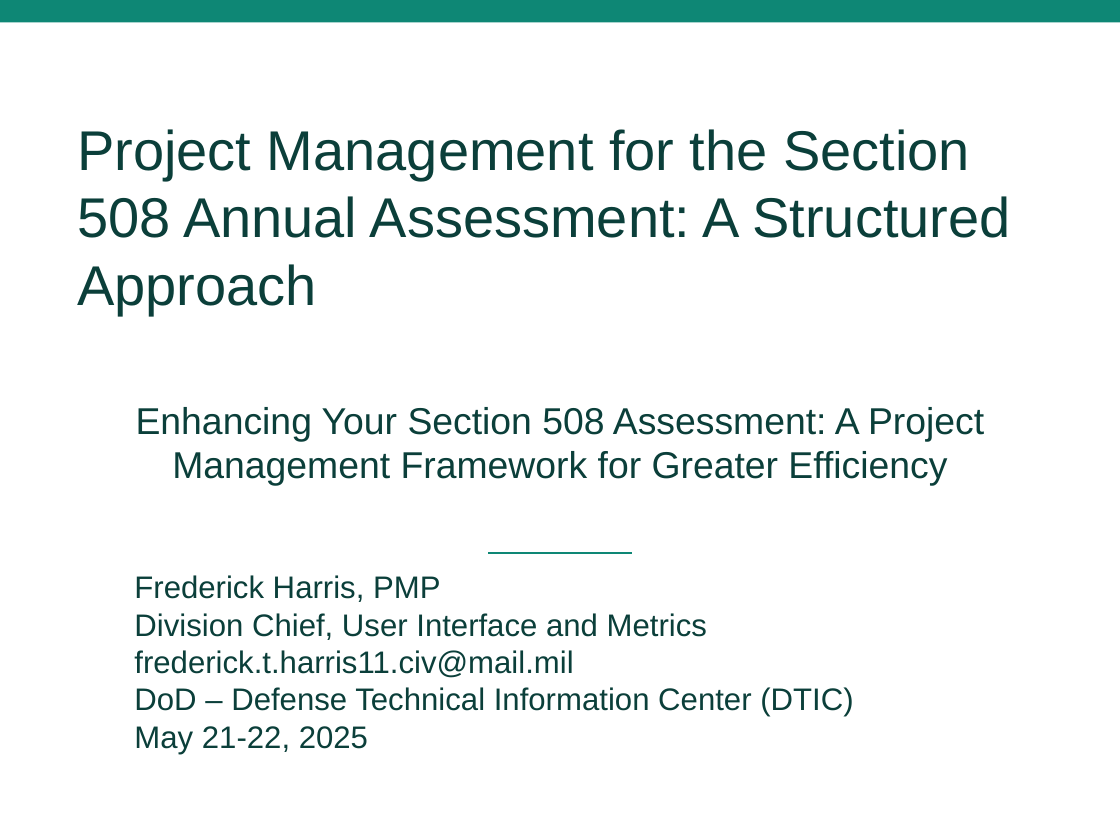
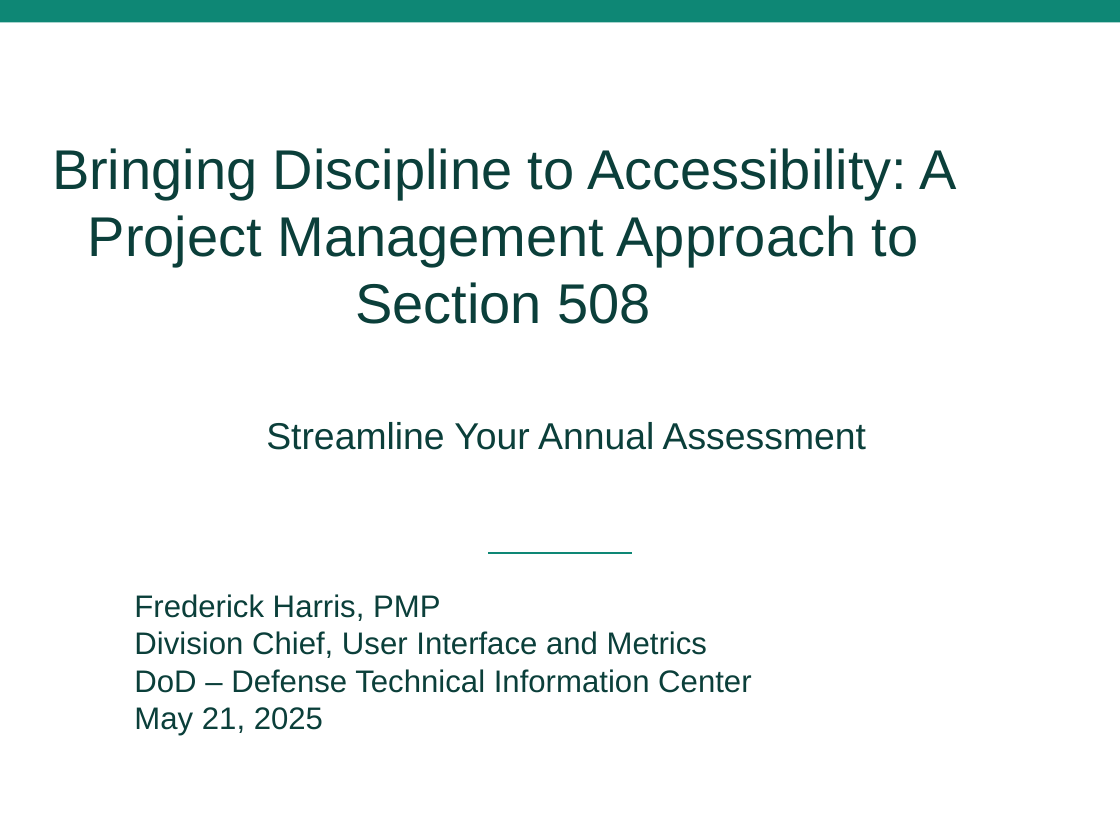
Before and after one commit to GSA/Section508.gov, a slide deck: slide 1 of assets/files/iaaf/2025/IAAF-2025-Enhancing-Your-Section-508-Assessment.pptx. Drawn at 1120x840 pixels with LibreOffice and Linux fonts; fonts in the diff are those of the drawing. Boxes give left, top, right and bottom in pixels: in the first picture for what was removed or moved away, otherwise in the second. Text is boxed around its words. In the diff, an @@ line names an element or a change of style, - is before the commit and + after.

```diff
--- a/assets/files/iaaf/2025/IAAF-2025-Enhancing-Your-Section-508-Assessment.pptx
+++ b/assets/files/iaaf/2025/IAAF-2025-Enhancing-Your-Section-508-Assessment.pptx
@@ text at bbox=[52, 148, 957, 324]: text changed @@
-Project Management for the Section 508 Annual Assessment: A Structured Approach
+Bringing Discipline to Accessibility: A Project Management Approach to Section 508
@@ title at bbox=[266, 422, 866, 450]: text changed @@
-Enhancing Your Section 508 Assessment: A Project Management Framework for Greater Efficiency
+Streamline Your Annual Assessment
@@ text at bbox=[134, 669, 751, 735]: text changed @@
-frederick.t.harris11.civ@mail.mil
-DoD – Defense Technical Information Center (DTIC)
-May 21-22, 2025
+DoD – Defense Technical Information Center
+May 21, 2025
```
Also in this commit, not shown: 22 other slides changed, 1 slide removed, 2 other files.
